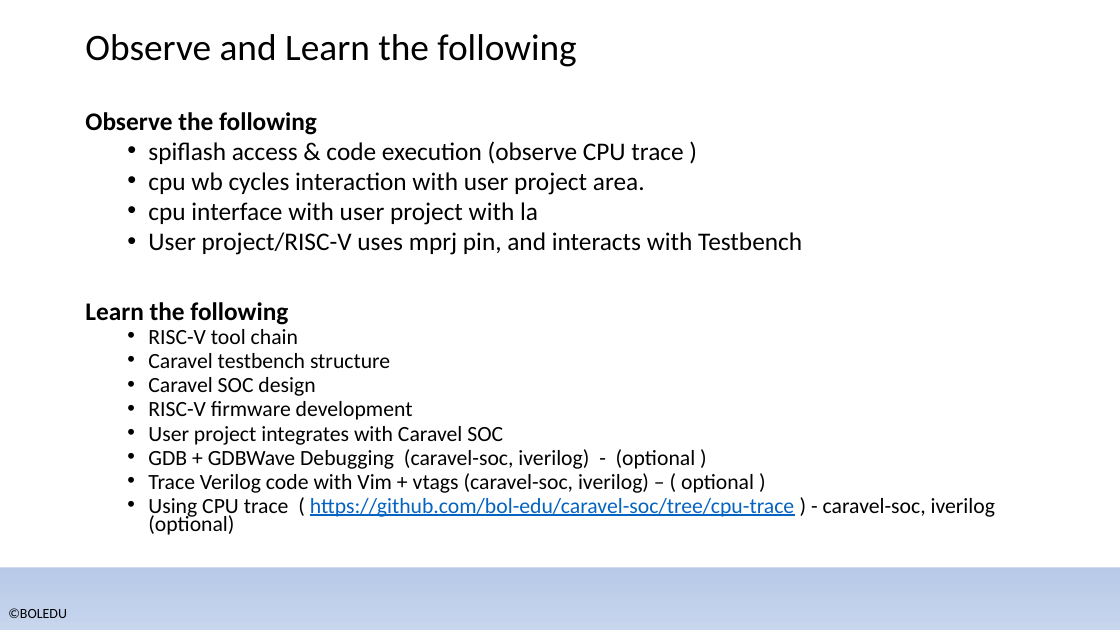
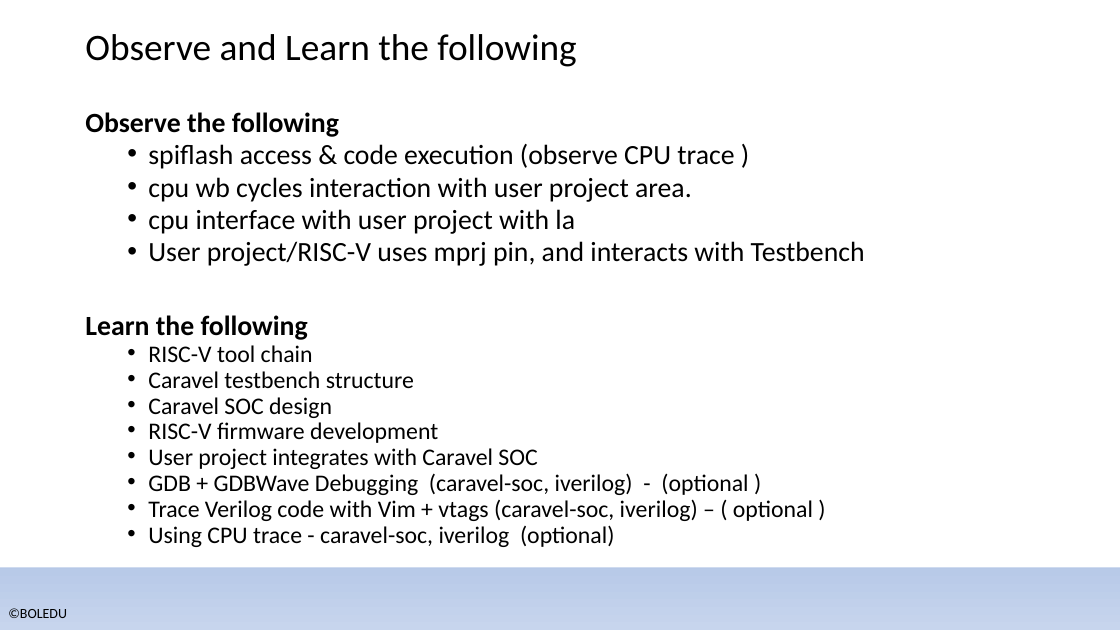
Before and after one commit to roo-nju/hkust-soc-lab, a slide deck: slide 5 of Lab4/Lab4-0/lab4-0-caravel-simulation.pptx. Drawn at 1120x630 pixels with LibreOffice and Linux fonts; fonts in the diff are those of the drawing; background and template pictures are left out. Boxes give left, top, right and bottom in pixels: in the first picture for what was removed or moved away, otherwise in the second. Text is boxed around its words. In the diff, an @@ line names an element or a change of style, - is before the commit and + after.

```diff
--- a/Lab4/Lab4-0/lab4-0-caravel-simulation.pptx
+++ b/Lab4/Lab4-0/lab4-0-caravel-simulation.pptx
@@ text at bbox=[85, 112, 865, 521]: size 21.7 to 23.8 pt in "Observe the following", "spiflash access & code execution (observe CPU ...", "cpu wb cycles interaction with user project ...", "cpu interface with user project with la" and 2 more places; size 18.6 to 20.4 pt in "RISC-V tool chain", "Caravel testbench structure", "Caravel SOC design", "RISC-V firmware development" and 3 more places @@
@@ text at bbox=[148, 525, 615, 547]: text changed; size 18.6 to 20.4 pt; text colour #0563C1 to #000000 @@
-  • Using CPU trace ( https://github.com/bol-edu/caravel-soc/tree/cpu-trace ) - caravel-soc, iverilog (optional)
+  • Using CPU trace - caravel-soc, iverilog (optional)
```
Also in this commit, not shown: 1 other slide changed.
